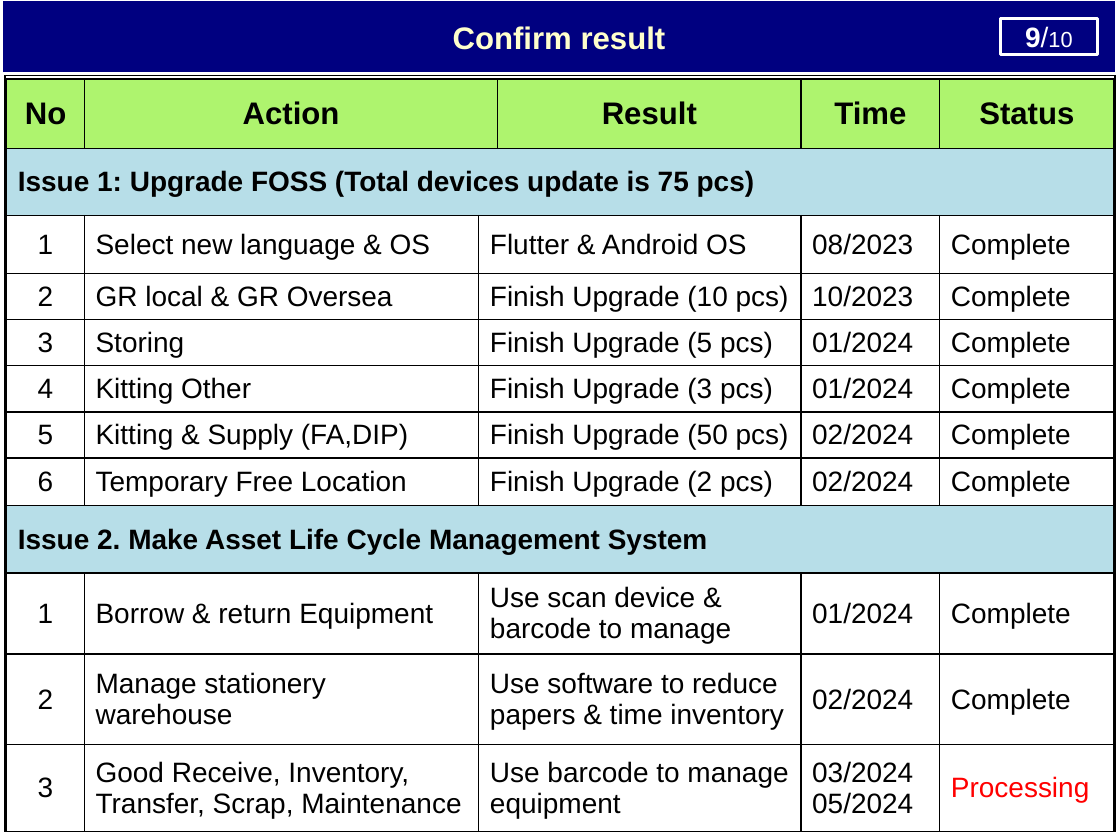
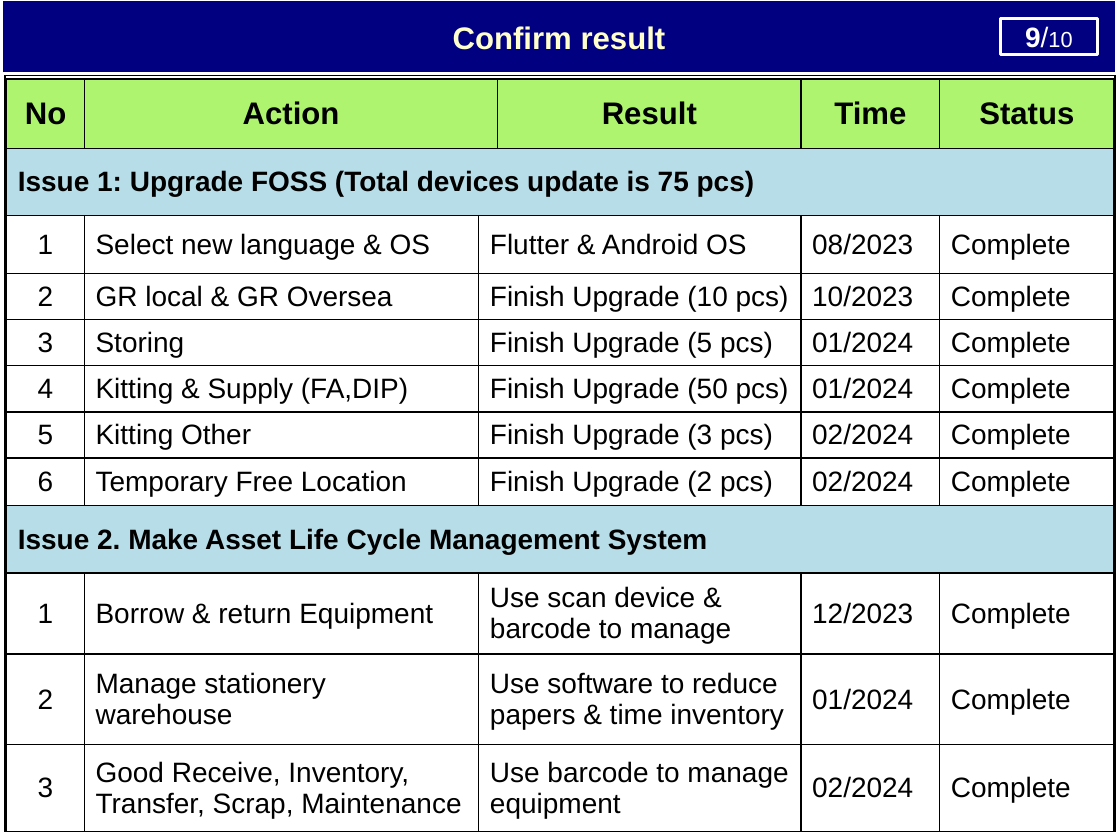
Before and after one commit to thietbicongnghevietnam/ReportPSNV, a slide deck: slide 10 of Report_test.pptx. Drawn at 1120x840 pixels with LibreOffice and Linux fonts; fonts in the diff are those of the drawing. Boxes give left, top, right and bottom in pixels: in the first picture for what was removed or moved away, otherwise in the second. Text is boxed around its words. In the diff, an @@ line names an element or a change of style, - is before the commit and + after.

```diff
--- a/Report_test.pptx
+++ b/Report_test.pptx
@@ table at (7,78,1114,831) @@
-row 6, column 2: Kitting Other
+row 6, column 2: Kitting & Supply (FA,DIP)
-row 6, column 3: Finish Upgrade (3 pcs)
+row 6, column 3: Finish Upgrade (50 pcs)
-row 7, column 2: Kitting & Supply (FA,DIP)
+row 7, column 2: Kitting Other
-row 7, column 3: Finish Upgrade (50 pcs)
+row 7, column 3: Finish Upgrade (3 pcs)
-row 10, column 5: 01/2024
+row 10, column 5: 12/2023
-row 11, column 5: 02/2024
+row 11, column 5: 01/2024
-row 12, column 5: 03/2024 / 05/2024
+row 12, column 5: 02/2024
-row 12, column 6: Processing
+row 12, column 6: Complete
```
Also in this commit, not shown: 7 other slides changed, 3 other files.
